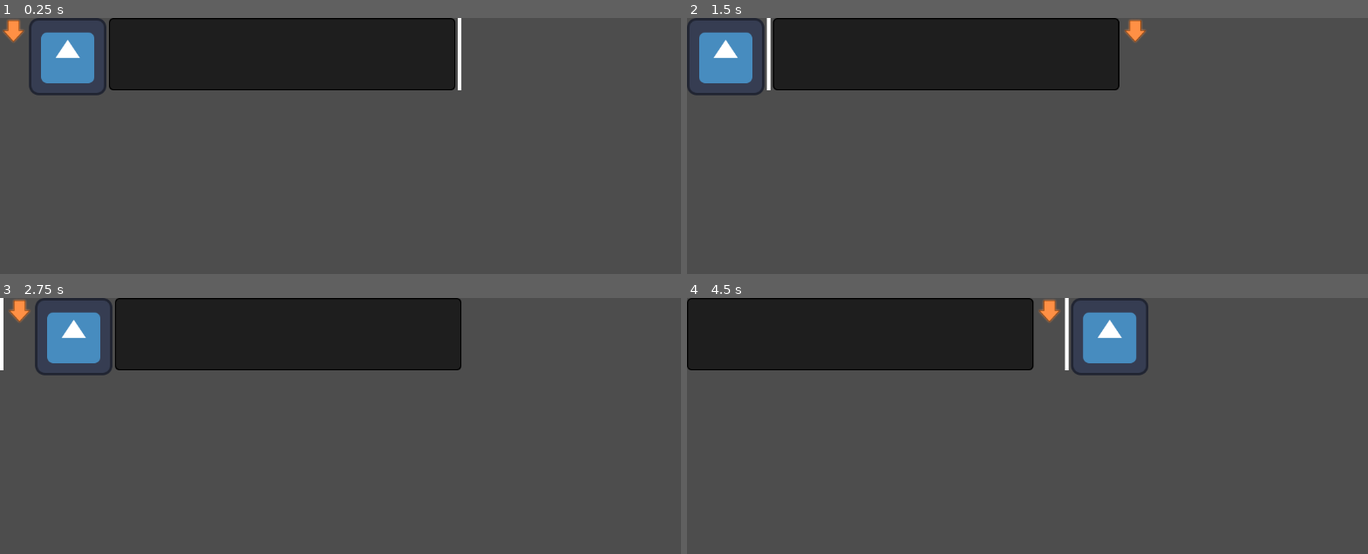
Above: before the commit, frames 1-4 (two rows, left to right).
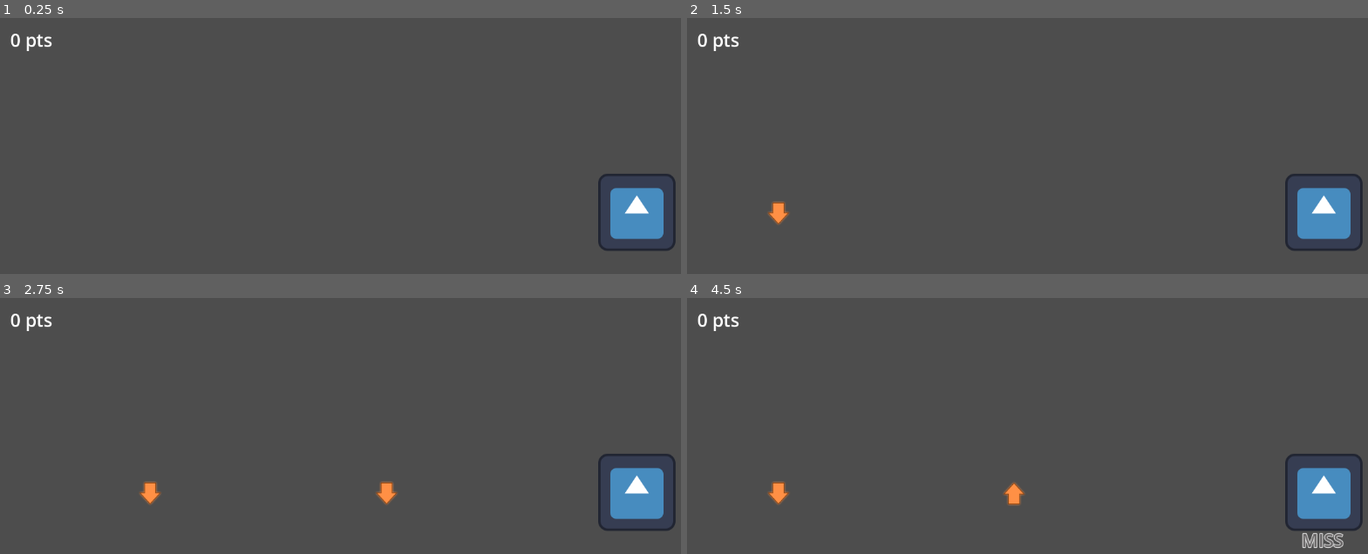
Above: after the commit, the same moments.

Repository: dash4k/test-gemastik2025
Game: Godot game, scene res://Assets/Scenes/Rythm/game_level.tscn
Two runs of this game, one before a commit and one after it. Both use one fixed random seed, a clock stepped at 60 frames per second and the inputs below. Before the commit the project starts from res://Assets/Scenes/Photo/main.tscn. The engine's default icon, where the game draws it, is replaced by a stand-in: a white triangle on a blue panel in a dark square.
Inputs (mouse positions are in pixels of both pictures, inside the frame that each line leads up to):
- Up to frame 1 (0.25 s): no input
- Up to frame 2 (1.5 s): click (700, 56) at 0.52 s; click (727, 56) at 1.27 s
- Up to frame 3 (2.75 s): click (170, 336) at 2.02 s
- Up to frame 4 (4.5 s): tap Enter at 2.75 s; move the mouse to (1190, 474) at 2.77 s; hold Right (ui_right) 2.78-3.5 s; click (1190, 474) at 2.85 s; click (687, 336) at 3.52 s; move the mouse to (898, 513) at 4.27 s; hold Down (ui_down) from 4.28 s (still down); click (898, 513) at 4.35 s

The runs differ from the first frame. In frame 1, 19% of the frame differs, in the area x 0-100%, y 0-91%; in frame 2, 19%; in frame 3, 19%; in frame 4, 19%, in the area x 0-100%, y 0-98%.

Commit message:
rythm (unfinished)

Diff:
--- a/Assets/Scenes/Photo/main.tscn
+++ b/Assets/Scenes/Photo/main.tscn
@@ -8,6 +8,7 @@
 script = ExtResource("1_xsudr")
 
 [node name="HBoxContainer" type="HBoxContainer" parent="."]
+layout_mode = 0
 offset_right = 40.0
 offset_bottom = 40.0
 
--- a/Assets/Scenes/Rythm/arrow.tscn
+++ b/Assets/Scenes/Rythm/arrow.tscn
@@ -1,13 +1,14 @@
-[gd_scene load_steps=5 format=3 uid="uid://f7f5npvadex8"]
+[gd_scene load_steps=6 format=3 uid="uid://f7f5npvadex8"]
 
 [ext_resource type="Script" uid="uid://4nu4ey7pcbto" path="res://Assets/Scripts/Rythm/arrow.gd" id="1_j04vr"]
 [ext_resource type="Texture2D" uid="uid://3evmqs4vuhrp" path="res://Assets/Imgs/Rythm/arrow_down.png" id="2_41o63"]
+[ext_resource type="Script" uid="uid://cw77856o2g047" path="res://Assets/Scenes/Rythm/collision_shape_2d.gd" id="3_41o63"]
 
 [sub_resource type="RectangleShape2D" id="RectangleShape2D_pixsr"]
-size = Vector2(34, 35)
+size = Vector2(19, 35)
 
 [sub_resource type="RectangleShape2D" id="RectangleShape2D_j04vr"]
-size = Vector2(12, 35)
+size = Vector2(35, 35)
 
 [node name="Arrow" type="Node2D"]
 script = ExtResource("1_j04vr")
@@ -15,14 +16,27 @@
 [node name="ArrowDown" type="Sprite2D" parent="."]
 texture = ExtResource("2_41o63")
 
-[node name="Hitbox" type="Area2D" parent="ArrowDown"]
+[node name="PerfectHitBox" type="Area2D" parent="ArrowDown"]
 
-[node name="CollisionShape2D" type="CollisionShape2D" parent="ArrowDown/Hitbox"]
-position = Vector2(0, -0.5)
+[node name="CollisionShape2D" type="CollisionShape2D" parent="ArrowDown/PerfectHitBox"]
+position = Vector2(0.5, -0.5)
 shape = SubResource("RectangleShape2D_pixsr")
 
-[node name="Early" type="Area2D" parent="ArrowDown"]
+[node name="GoodHitBox" type="Area2D" parent="ArrowDown"]
 
-[node name="CollisionShape2D" type="CollisionShape2D" parent="ArrowDown/Early"]
-position = Vector2(23, -0.5)
+[node name="CollisionShape2D" type="CollisionShape2D" parent="ArrowDown/GoodHitBox"]
+position = Vector2(-0.5, -0.5)
 shape = SubResource("RectangleShape2D_j04vr")
+script = ExtResource("3_41o63")
+
+[node name="Timer" type="Timer" parent="."]
+wait_time = 5.0
+one_shot = true
+autostart = true
+
+[node name="DestroyTimer" type="Timer" parent="."]
+wait_time = 5.0
+one_shot = true
+autostart = true
+
+[connection signal="timeout" from="DestroyTimer" to="." method="_on_destroy_timer_timeout"]
--- /dev/null
+++ b/Assets/Scenes/Rythm/collision_shape_2d.gd
@@ -0,0 +1 @@
+extends CollisionShape2D
--- /dev/null
+++ b/Assets/Scenes/Rythm/game_level.tscn
@@ -0,0 +1,13 @@
+[gd_scene load_steps=3 format=3 uid="uid://0gqstwg1sjy2"]
+
+[ext_resource type="PackedScene" uid="uid://dpjrcp3awijrf" path="res://Assets/Scenes/Rythm/key_listener.tscn" id="1_m5uqj"]
+[ext_resource type="PackedScene" uid="uid://c312dwmjvdiog" path="res://Assets/Scenes/Rythm/rythm_ui.tscn" id="2_2na62"]
+
+[node name="GameLevel" type="Node2D"]
+
+[node name="Camera2D" type="Camera2D" parent="."]
+
+[node name="KeyListener" parent="." instance=ExtResource("1_m5uqj")]
+position = Vector2(475, 0)
+
+[node name="RythmUI" parent="." instance=ExtResource("2_2na62")]
--- /dev/null
+++ b/Assets/Scenes/Rythm/key_listener.gd
@@ -0,0 +1,84 @@
+extends Area2D
+
+@onready var arrow = preload("res://Assets/Scenes/Rythm/arrow.tscn")
+@onready var score_text = preload("res://Assets/Scenes/Rythm/score_press_text.tscn")
+
+var arrow_queue = []
+var arrow_map = {
+	1: "ui_left",
+	2: "ui_right",
+	3: "ui_up",
+	4: "ui_down",
+}
+var curr_arrow = 1
+var curr_arrow_direction = ""
+
+var perfect_threshold: float = 30
+var great_threshold: float = 50
+var good_threshold: float = 60
+var ok_threshold: float = 80
+
+var perfect_score: float = 150
+var great_score: float = 100
+var good_score: float = 75
+var ok_score: float = 50
+
+func _process(delta: float) -> void:
+	if arrow_queue.size() > 0:
+		if arrow_queue.front().has_passed:
+			arrow_queue.pop_front().queue_free()
+
+			var score_text_inst = score_text.instantiate()
+			get_tree().get_root().call_deferred("add_child", score_text_inst)
+
+			score_text_inst.SetTextInfo("MISS")
+
+			score_text_inst.global_position = global_position + Vector2(0, 50)
+
+		#Iterate over every possible key inputs
+		for key in arrow_map.values():
+			if Input.is_action_just_pressed(key):
+				var current_key = arrow_queue.pop_front()
+
+				var distance_from_key_listener = abs(current_key.pass_threshold - current_key.global_position.x)
+
+				var score_type: String = ""
+
+				if distance_from_key_listener < perfect_score:
+					RythmSignals.IncrementScore.emit(perfect_score)
+					score_type = "PERFECT"
+				elif distance_from_key_listener < great_score:
+					RythmSignals.IncrementScore.emit(great_score)
+					score_type = "GREAT"
+				elif distance_from_key_listener < good_score:
+					RythmSignals.IncrementScore.emit(good_score)
+					score_type = "GOOD"
+				elif distance_from_key_listener < ok_score:
+					RythmSignals.IncrementScore.emit(ok_score)
+					score_type = "OK"
+				else:
+					score_type = "MISS"
+
+				current_key.queue_free()
+
+				var score_text_inst = score_text.instantiate()
+				get_tree().get_root().call_deferred("add_child", score_text_inst)
+
+				score_text_inst.SetTextInfo(score_type)
+
+				score_text_inst.global_position = global_position + Vector2(0, 50)
+
+func CreateArrow(arrow_direction):
+	var arrow_inst = arrow.instantiate()
+	get_tree().get_root().call_deferred("add_child", arrow_inst)
+	arrow_inst.Setup(position.y, arrow_direction)
+
+	arrow_queue.push_back(arrow_inst)
+
+
+func _on_random_spawn_timer_timeout() -> void:
+	curr_arrow = randi_range(1, 4)
+	curr_arrow_direction = arrow_map[curr_arrow]
+	CreateArrow(curr_arrow_direction)
+	$RandomSpawnTimer.wait_time = randi_range(0.01, 1)
+	$RandomSpawnTimer.start()
--- /dev/null
+++ b/Assets/Scenes/Rythm/key_listener.tscn
@@ -0,0 +1,24 @@
+[gd_scene load_steps=4 format=3 uid="uid://dpjrcp3awijrf"]
+
+[ext_resource type="Texture2D" uid="uid://cmb8xae5sae0j" path="res://icon.svg" id="1_4sx6p"]
+[ext_resource type="Script" uid="uid://blx0vjyxfugcq" path="res://Assets/Scenes/Rythm/key_listener.gd" id="2_0akhk"]
+
+[sub_resource type="RectangleShape2D" id="RectangleShape2D_0akhk"]
+size = Vector2(126, 126)
+
+[node name="KeyListener" type="Area2D"]
+script = ExtResource("2_0akhk")
+
+[node name="Icon" type="Sprite2D" parent="."]
+position = Vector2(2, -2)
+texture = ExtResource("1_4sx6p")
+
+[node name="RandomSpawnTimer" type="Timer" parent="."]
+one_shot = true
+autostart = true
+
+[node name="CollisionShape2D" type="CollisionShape2D" parent="."]
+position = Vector2(2, -2)
+shape = SubResource("RectangleShape2D_0akhk")
+
+[connection signal="timeout" from="RandomSpawnTimer" to="." method="_on_random_spawn_timer_timeout"]
--- /dev/null
+++ b/Assets/Scenes/Rythm/rythm_signals.gd
@@ -0,0 +1,5 @@
+# rythm_signals.gd
+extends Node
+
+signal IncrementScore(score_increment: int)
+signal KeyHit(key_name: String)
--- /dev/null
+++ b/Assets/Scenes/Rythm/rythm_ui.gd
@@ -0,0 +1,10 @@
+extends Control
+
+var score: int = 0
+
+func _ready() -> void:
+	RythmSignals.IncrementScore.connect(IncrementScore)
+
+func IncrementScore(score_increment: int):
+	score += score_increment
+	%RythmScoreLabel.text = str(score) + " pts"
--- /dev/null
+++ b/Assets/Scenes/Rythm/rythm_ui.tscn
@@ -0,0 +1,21 @@
+[gd_scene load_steps=2 format=3 uid="uid://c312dwmjvdiog"]
+
+[ext_resource type="Script" uid="uid://xxl32m1g1g2x" path="res://Assets/Scenes/Rythm/rythm_ui.gd" id="1_dbsa1"]
+
+[node name="RythmUI" type="Control"]
+layout_mode = 3
+anchors_preset = 0
+offset_right = 40.0
+offset_bottom = 40.0
+script = ExtResource("1_dbsa1")
+
+[node name="CanvasLayer" type="CanvasLayer" parent="."]
+
+[node name="RythmScoreLabel" type="RichTextLabel" parent="CanvasLayer"]
+unique_name_in_owner = true
+offset_left = 17.0
+offset_top = 15.0
+offset_right = 268.0
+offset_bottom = 117.0
+theme_override_font_sizes/normal_font_size = 30
+text = "0 pts"
--- /dev/null
+++ b/Assets/Scenes/Rythm/score_press_text.gd
@@ -0,0 +1,16 @@
+extends Control
+
+func SetTextInfo(text: String):
+	$ScoreType.text = text
+
+	match text:
+		"PERFECT":
+			$ScoreType.set("theme_override_colors/default_color", Color("ffbe00"))
+		"GREAT":
+			$ScoreType.set("theme_override_colors/default_color", Color("e2dd25"))
+		"GOOD":
+			$ScoreType.set("theme_override_colors/default_color", Color("a7dd25"))
+		"OK":
+			$ScoreType.set("theme_override_colors/default_color", Color("8dbfc7"))
+		_:
+			$ScoreType.set("theme_override_colors/default_color", Color("5a5758"))
--- /dev/null
+++ b/Assets/Scenes/Rythm/score_press_text.tscn
@@ -0,0 +1,105 @@
+[gd_scene load_steps=5 format=3 uid="uid://crr4nie8g0rxq"]
+
+[ext_resource type="Script" uid="uid://bxctrptnhhfpf" path="res://Assets/Scenes/Rythm/score_press_text.gd" id="1_v8vgl"]
+
+[sub_resource type="Animation" id="Animation_kwe6f"]
+resource_name = "new_animation"
+length = 0.3
+tracks/0/type = "value"
+tracks/0/imported = false
+tracks/0/enabled = true
+tracks/0/path = NodePath("ScoreType:modulate")
+tracks/0/interp = 1
+tracks/0/loop_wrap = true
+tracks/0/keys = {
+"times": PackedFloat32Array(0, 0.182673, 0.3),
+"transitions": PackedFloat32Array(1, 1, 1),
+"update": 0,
+"values": [Color(1, 1, 1, 1), Color(1, 1, 1, 0.784314), Color(1, 1, 1, 0)]
+}
+tracks/1/type = "value"
+tracks/1/imported = false
+tracks/1/enabled = true
+tracks/1/path = NodePath("ScoreType:position")
+tracks/1/interp = 1
+tracks/1/loop_wrap = true
+tracks/1/keys = {
+"times": PackedFloat32Array(0, 0.3),
+"transitions": PackedFloat32Array(1, 1),
+"update": 0,
+"values": [Vector2(-149, 0), Vector2(-149, 10)]
+}
+tracks/2/type = "method"
+tracks/2/imported = false
+tracks/2/enabled = true
+tracks/2/path = NodePath(".")
+tracks/2/interp = 1
+tracks/2/loop_wrap = true
+tracks/2/keys = {
+"times": PackedFloat32Array(0.3),
+"transitions": PackedFloat32Array(1),
+"values": [{
+"args": [],
+"method": &"queue_free"
+}]
+}
+
+[sub_resource type="Animation" id="Animation_c63my"]
+length = 0.001
+tracks/0/type = "value"
+tracks/0/imported = false
+tracks/0/enabled = true
+tracks/0/path = NodePath("ScoreType:modulate")
+tracks/0/interp = 1
+tracks/0/loop_wrap = true
+tracks/0/keys = {
+"times": PackedFloat32Array(0),
+"transitions": PackedFloat32Array(1),
+"update": 0,
+"values": [Color(1, 1, 1, 1)]
+}
+tracks/1/type = "value"
+tracks/1/imported = false
+tracks/1/enabled = true
+tracks/1/path = NodePath("ScoreType:position")
+tracks/1/interp = 1
+tracks/1/loop_wrap = true
+tracks/1/keys = {
+"times": PackedFloat32Array(0),
+"transitions": PackedFloat32Array(1),
+"update": 0,
+"values": [Vector2(-149, 0)]
+}
+
+[sub_resource type="AnimationLibrary" id="AnimationLibrary_i31ji"]
+_data = {
+&"RESET": SubResource("Animation_c63my"),
+&"scroll": SubResource("Animation_kwe6f")
+}
+
+[node name="ScorePressText" type="Control"]
+layout_mode = 3
+anchors_preset = 0
+offset_right = 40.0
+offset_bottom = 40.0
+script = ExtResource("1_v8vgl")
+
+[node name="ScoreType" type="RichTextLabel" parent="."]
+layout_mode = 0
+offset_left = -149.0
+offset_top = 10.0
+offset_right = 150.0
+offset_bottom = 116.0
+theme_override_colors/default_color = Color(1, 0.92549, 0, 1)
+theme_override_colors/font_outline_color = Color(1, 1, 1, 1)
+theme_override_constants/outline_size = 5
+theme_override_font_sizes/normal_font_size = 30
+text = "PERFECT"
+scroll_active = false
+horizontal_alignment = 1
+
+[node name="AnimationPlayer" type="AnimationPlayer" parent="."]
+libraries = {
+&"": SubResource("AnimationLibrary_i31ji")
+}
+autoplay = "scroll"
--- /dev/null
+++ b/Assets/Scenes/Rythm/signals.tscn
@@ -0,0 +1,6 @@
+[gd_scene load_steps=2 format=3 uid="uid://7cdhh1d2dxn5"]
+
+[ext_resource type="Script" uid="uid://glempemtwwfx" path="res://Assets/Scenes/Rythm/rythm_signals.gd" id="1_hb7s0"]
+
+[node name="rythm_signals" type="Node2D"]
+script = ExtResource("1_hb7s0")
--- a/Assets/Scripts/Rythm/arrow.gd
+++ b/Assets/Scripts/Rythm/arrow.gd
@@ -3,9 +3,34 @@
 enum Direction { UP, DOWN, LEFT, RIGHT }
 
 @export var direction: Direction = Direction.UP
+@export var scroll_speed: float = 6.5
+
+#True if arrow has passed the key_listener
+var has_passed = false
+var pass_threshold = 475.0
+
+var init_position_x = -620
+var dir_map = {
+	"ui_left": Direction.LEFT,
+	"ui_right": Direction.RIGHT,
+	"ui_up": Direction.UP,
+	"ui_down": Direction.DOWN,
+}
+
+func _init() -> void:
+	set_process(false)
 
 func _ready():
 	update_direction(direction)
+
+func _process(delta: float) -> void:
+	global_position += Vector2(scroll_speed, 0)
+
+	#How long it takes for arrow to reach key_listener
+	if global_position.x > pass_threshold and not $Timer.is_stopped():
+		#print($Timer.wait_time - $Timer.time_left)
+		$Timer.stop()
+		has_passed = true
 
 func update_direction(direction: Direction):
 	match  direction:
@@ -17,3 +42,13 @@
 			rotation_degrees = 0
 		Direction.LEFT:
 			rotation_degrees = 90
+
+func Setup(target_y: float, direction_input):
+	global_position = Vector2(init_position_x, target_y)
+	direction = dir_map[direction_input]
+	update_direction(direction)
+	set_process(true)
+
+
+func _on_destroy_timer_timeout() -> void:
+	queue_free()
--- a/project.godot
+++ b/project.godot
@@ -11,9 +11,13 @@
 [application]
 
 config/name="gemastik"
-run/main_scene="uid://br68njn0rctam"
+run/main_scene="uid://0gqstwg1sjy2"
 config/features=PackedStringArray("4.4", "Forward Plus")
 config/icon="res://icon.svg"
+
+[autoload]
+
+RythmSignals="*res://Assets/Scenes/Rythm/rythm_signals.gd"
 
 [input]
 
Not shown, added: Assets/Scenes/Rythm/collision_shape_2d.gd.uid
Not shown, added: Assets/Scenes/Rythm/key_listener.gd.uid
Not shown, added: Assets/Scenes/Rythm/rythm_signals.gd.uid
Not shown, added: Assets/Scenes/Rythm/rythm_ui.gd.uid
Not shown, added: Assets/Scenes/Rythm/score_press_text.gd.uid
